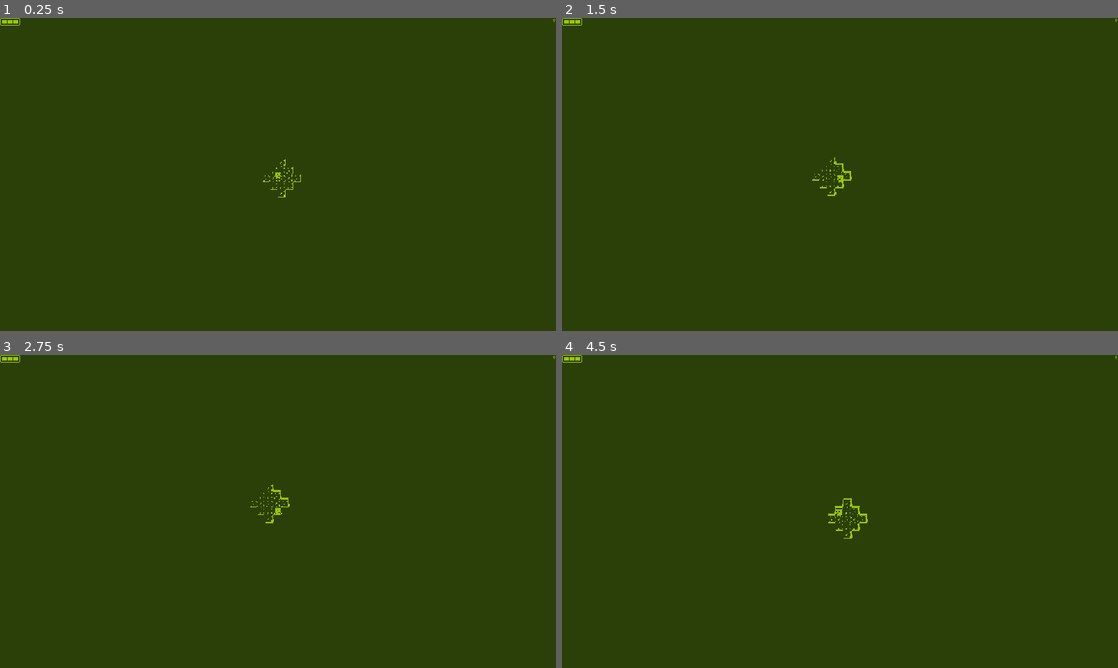
Above: before the commit, frames 1-4 (two rows, left to right).
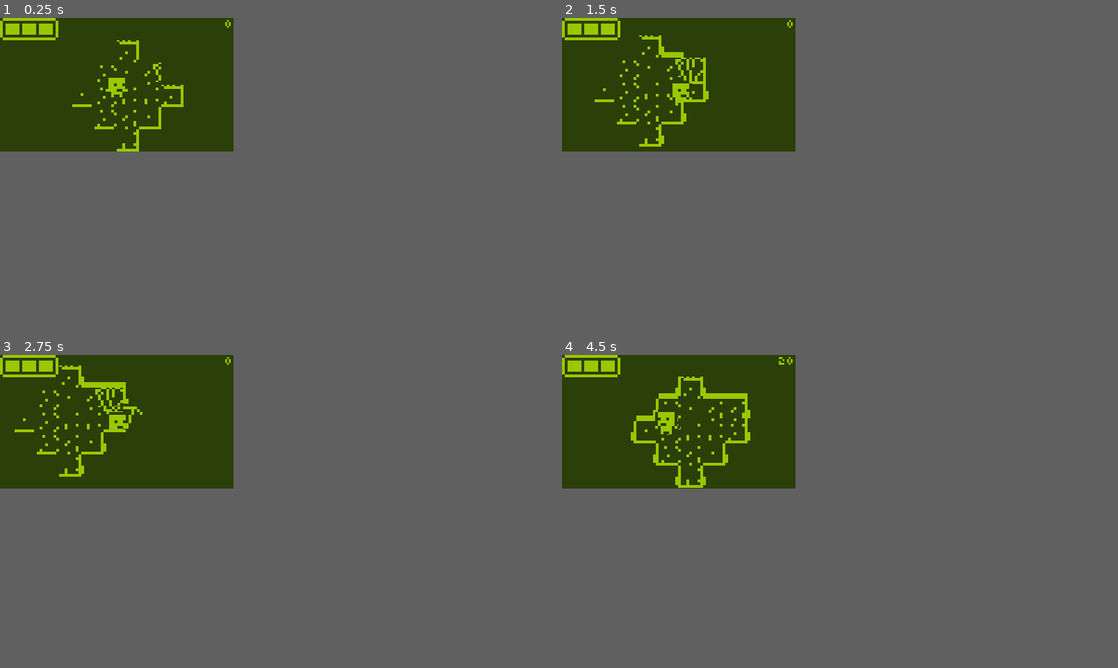
Above: after the commit, the same moments.

Repository: TheAihopGG/nokia-3310-jam-7
Game: Godot game, scene res://Scenes/game.tscn
The game is run twice, just before and just after one commit, with the same random seed, the same clock (stepped at 60 frames per second) and the same inputs.
Inputs (mouse positions are in pixels of both pictures, inside the frame that each line leads up to):
- Up to frame 1 (0.25 s): no input
- Up to frame 2 (1.5 s): tap Enter at 0.5 s; move the mouse to (962, 158) at 0.52 s; hold Right (ui_right) 0.53-1.28 s; hold F (interact, bound only before the commit) 0.53-1.28 s; click (962, 158) at 0.8 s; move the mouse to (728, 190) at 1.27 s; hold Down (ui_down) from 1.28 s (still down); click (728, 190) at 1.35 s
- Up to frame 3 (2.75 s): tap F (interact, bound only before the commit) at 1.55 s; move the mouse to (333, 442) at 2.02 s; release Down (ui_down) at 2.03 s; hold Right (ui_right) from 2.03 s (still down); hold F (interact, bound only before the commit) from 2.03 s (still down); click (333, 442) at 2.3 s
- Up to frame 4 (4.5 s): move the mouse to (812, 574) at 2.77 s; release Right (ui_right) at 2.78 s; release F (interact, bound only before the commit) at 2.78 s; hold Up (ui_up) 2.78-3.53 s; click (812, 574) at 2.85 s; tap F (interact, bound only before the commit) at 3.05 s; move the mouse to (1006, 558) at 3.52 s; hold F (interact, bound only before the commit) 3.53-4.28 s; hold Left (ui_left) from 3.53 s (still down); click (1006, 558) at 3.8 s; move the mouse to (673, 464) at 4.27 s; click (673, 464) at 4.35 s
In our replay, the window is 800x450 before the commit and 336x192 after it. These sizes can differ from the game's own. Grey fills any space a smaller window leaves; there, only what the larger window draws over its background counts as a difference.

The runs differ from the first frame. In frame 1, 1.3% of the frame differs, in the area x 0-100%, y 0-58%; in frame 2, 1.6%; in frame 3, 1.7%; in frame 4, 2.0%, in the area x 0-100%, y 0-59%.

Commit message:
мобы/управление кнопками

Diff:
--- a/Scenes/Characters/Enemies/Beatle/beatle.tscn
+++ b/Scenes/Characters/Enemies/Beatle/beatle.tscn
@@ -135,7 +135,7 @@
 "times": PackedFloat32Array(0, 0.1, 0.2, 0.3),
 "transitions": PackedFloat32Array(1, 1, 1, 1),
 "update": 1,
-"values": [false, true, false, true]
+"values": [true, false, true, false]
 }
 tracks/3/type = "method"
 tracks/3/imported = false
@@ -214,10 +214,11 @@
 }
 
 [sub_resource type="CircleShape2D" id="CircleShape2D_1tef0"]
-radius = 7.0
+radius = 5.0
 
 [node name="Beatle" instance=ExtResource("1_6e4gx")]
 script = ExtResource("2_nqbpa")
+max_speed = 10
 
 [node name="FiniteStateMachine" parent="." index="1"]
 script = ExtResource("2_bhe2i")
--- a/Scenes/Characters/Player/player.gd
+++ b/Scenes/Characters/Player/player.gd
@@ -4,11 +4,10 @@
 
 @export var regeneration_time : float = 5
 
-@onready var hitbox : Area2D = get_node("RotateWeapon/Hitbox")
-@onready var rotate_weapon : Node2D = get_node("RotateWeapon")
+@onready var hitbox : Area2D = get_node("Hitbox")
 @onready var dialog : Dialog = get_node("Dialog")
 @onready var health_regeneration_timer : Timer = get_node("%HealthRegeneration")
-@onready var health_component : HealthComponent = get_node("HealthComponent")
+@onready var health_component          : HealthComponent = get_node("HealthComponent")
 
 var nearest_chest : Chest
 var current_tile_position  : Vector2i
@@ -24,14 +23,12 @@
     health_regeneration_timer.wait_time = regeneration_time
 
 func _process(_delta: float) -> void:
-    var mouse_direction: Vector2 = (get_global_mouse_position() - global_position).normalized()
-
-    if mouse_direction.x > 0 and animated_sprite.flip_h:
+    if move_direction.x > 0 and animated_sprite.flip_h:
         animated_sprite.flip_h = false
-    elif mouse_direction.x < 0 and not animated_sprite.flip_h:
+    elif move_direction.x < 0 and not animated_sprite.flip_h:
         animated_sprite.flip_h = true
 
-    hitbox.kickback_direction = mouse_direction
+    hitbox.kickback_direction = move_direction
 
     current_tile_position = tile_map.local_to_map(global_position)
     if previous_tile_position != current_tile_position:
@@ -40,15 +37,14 @@
 func get_input():
     move_direction = Input.get_vector("ui_left", "ui_right", "ui_up", "ui_down")
 
-    rotate_weapon.look_at(get_global_mouse_position())
+    hitbox.position = tile_map.map_to_local(move_direction) - Vector2(4, 4)
 
-    if Input.is_action_pressed("mouse_button_left") and state_machine.state != state_machine.states.attack:
+    if move_direction and Input.is_action_pressed("F") and state_machine.state != state_machine.states.attack:
         state_machine.set_state(state_machine.states.attack)
-        var tile_position : Vector2i = tile_map.local_to_map(get_global_mouse_position())
-
+        var tile_position : Vector2i = tile_map.local_to_map(hitbox.global_position)
         tile_map.breaking_tile(tile_position)
 
-    if nearest_chest and Input.is_action_pressed("interact"):
+    if nearest_chest and Input.is_action_pressed("F"):
         if not nearest_chest.is_opened:
             if inventory['keys'] > 0:
                 inventory['keys'] -= 1
@@ -78,6 +74,7 @@
         tile_map.generate_chunk(global_position)
 
 func set_current_tile_pos(new_current_pos : Vector2i) -> void:
+    current_tile_position = new_current_pos
     clear_fog()
     emit_signal("current_tile_pos_changed", current_tile_position)
 
--- a/Scenes/Characters/Player/player.tscn
+++ b/Scenes/Characters/Player/player.tscn
@@ -121,7 +121,7 @@
 tracks/0/type = "value"
 tracks/0/imported = false
 tracks/0/enabled = true
-tracks/0/path = NodePath("RotateWeapon/Hitbox/CollisionShape2D:disabled")
+tracks/0/path = NodePath("AnimatedSprite2D:visible")
 tracks/0/interp = 1
 tracks/0/loop_wrap = true
 tracks/0/keys = {
@@ -133,19 +133,19 @@
 tracks/1/type = "value"
 tracks/1/imported = false
 tracks/1/enabled = true
-tracks/1/path = NodePath("AnimatedSprite2D:visible")
-tracks/1/interp = 1
-tracks/1/loop_wrap = true
-tracks/1/keys = {
-"times": PackedFloat32Array(0),
-"transitions": PackedFloat32Array(1),
-"update": 1,
-"values": [true]
+tracks/1/path = NodePath("Sounds/Hurt:playing")
+tracks/1/interp = 1
+tracks/1/loop_wrap = true
+tracks/1/keys = {
+"times": PackedFloat32Array(0),
+"transitions": PackedFloat32Array(1),
+"update": 1,
+"values": [false]
 }
 tracks/2/type = "value"
 tracks/2/imported = false
 tracks/2/enabled = true
-tracks/2/path = NodePath("Sounds/Hurt:playing")
+tracks/2/path = NodePath("Hitbox/CollisionShape2D:disabled")
 tracks/2/interp = 1
 tracks/2/loop_wrap = true
 tracks/2/keys = {
@@ -184,7 +184,7 @@
 tracks/2/type = "value"
 tracks/2/imported = false
 tracks/2/enabled = true
-tracks/2/path = NodePath("RotateWeapon/Hitbox/CollisionShape2D:disabled")
+tracks/2/path = NodePath("Hitbox/CollisionShape2D:disabled")
 tracks/2/interp = 1
 tracks/2/loop_wrap = true
 tracks/2/keys = {
@@ -355,7 +355,7 @@
 }
 
 [sub_resource type="CircleShape2D" id="CircleShape2D_7ancj"]
-radius = 3.0
+radius = 4.0
 
 [sub_resource type="CircleShape2D" id="CircleShape2D_rbr0f"]
 radius = 7.0
@@ -376,7 +376,7 @@
 
 [node name="AnimatedSprite2D" parent="." index="3"]
 sprite_frames = SubResource("SpriteFrames_eep3v")
-animation = &"idle"
+animation = &"attack"
 
 [node name="AnimationPlayer" parent="." index="4"]
 libraries = {
@@ -389,16 +389,13 @@
 position_smoothing_enabled = true
 rotation_smoothing_enabled = true
 
-[node name="RotateWeapon" type="Node2D" parent="." index="7"]
-
-[node name="Hitbox" type="Area2D" parent="RotateWeapon" index="0"]
+[node name="Hitbox" type="Area2D" parent="." index="7"]
 position = Vector2(7, 0)
 script = ExtResource("4_8g25m")
 delay_attack = 1.0
 
-[node name="CollisionShape2D" type="CollisionShape2D" parent="RotateWeapon/Hitbox" index="0"]
+[node name="CollisionShape2D" type="CollisionShape2D" parent="Hitbox" index="0"]
 shape = SubResource("CircleShape2D_7ancj")
-disabled = true
 metadata/_edit_lock_ = true
 
 [node name="InteractionArea" type="Area2D" parent="." index="8"]
--- a/Scenes/UI/Menu/menu.gd
+++ b/Scenes/UI/Menu/menu.gd
@@ -4,8 +4,8 @@
 @onready var sprite : AnimatedSprite2D = get_node("AnimatedSprite2D")
 
 func _ready() -> void:
-	sprite.play('default')
+    sprite.play('default')
 
 func _process(_delta: float) -> void:
-	if Input.is_anything_pressed():
-		get_tree().change_scene_to_file("res://Scenes/game.tscn")
+    if Input.is_anything_pressed():
+        get_tree().change_scene_to_file("res://Scenes/game.tscn")
--- a/Scenes/UI/ui.gd
+++ b/Scenes/UI/ui.gd
@@ -3,10 +3,16 @@
 
 @onready var health_bar : AnimatedSprite2D = get_node("HealthBar")
 @onready var diamonds_counter : Label = get_node("DiamondsCounter")
+@onready var button_again : Button = get_node("ButtonAgain")
 
 func _on_player_hp_changed(new_hp: int) -> void:
-	health_bar.frame = new_hp
+    health_bar.frame = new_hp
+    if new_hp == 0:
+        button_again.show()
 
 func _process(_delta: float) -> void:
-	if GlobalVars.player != null:
-		diamonds_counter.text = str(GlobalVars.player.inventory['diamonds'])
+    if GlobalVars.player != null:
+        diamonds_counter.text = str(GlobalVars.player.inventory['diamonds'])
+
+func _on_button_again_pressed() -> void:
+    get_tree().change_scene_to_file("res://Scenes/game.tscn")
--- a/Scenes/game.tscn
+++ b/Scenes/game.tscn
@@ -49,6 +49,9 @@
 font_size = 4
 font_color = Color(0.607843, 0.780392, 0, 1)
 
+[sub_resource type="StyleBoxFlat" id="StyleBoxFlat_e6t46"]
+bg_color = Color(0.607843, 0.780392, 0, 1)
+
 [sub_resource type="FastNoiseLite" id="FastNoiseLite_uftqc"]
 frequency = 0.1
 
@@ -73,6 +76,25 @@
 grow_horizontal = 0
 text = "0"
 label_settings = SubResource("LabelSettings_yrgut")
+
+[node name="ButtonAgain" type="Button" parent="UI"]
+visible = false
+anchors_preset = 3
+anchor_left = 1.0
+anchor_top = 1.0
+anchor_right = 1.0
+anchor_bottom = 1.0
+offset_left = -9.0
+offset_top = -5.0
+offset_right = -1.0
+offset_bottom = -1.0
+grow_horizontal = 0
+grow_vertical = 0
+focus_mode = 0
+theme_override_fonts/font = ExtResource("9_o28ag")
+theme_override_font_sizes/font_size = 6
+theme_override_styles/normal = SubResource("StyleBoxFlat_e6t46")
+text = "Again"
 
 [node name="TileMap" type="Node2D" parent="."]
 y_sort_enabled = true
@@ -111,4 +133,5 @@
 [node name="Player" parent="." instance=ExtResource("3_sqq7q")]
 position = Vector2(64, 64)
 
+[connection signal="pressed" from="UI/ButtonAgain" to="UI" method="_on_button_again_pressed"]
 [connection signal="hp_changed" from="Player" to="UI" method="_on_player_hp_changed"]
--- a/Scenes/tile_map.gd
+++ b/Scenes/tile_map.gd
@@ -10,6 +10,7 @@
 @onready var layer_chunks : TileMapLayer = get_node("LayerChunks")
 
 const DIAMOND_SCENE : PackedScene = preload("res://Scenes/Objects/Diamond/diamond.tscn")
+const BEATLE_SCENE  : PackedScene = preload("res://Scenes/Characters/Enemies/Beatle/beatle.tscn")
 
 const LIST_LAND : Array[Vector2i] = [Vector2i(0, 0), Vector2i(1, 0), Vector2i(0, 1), Vector2i(1, 1)]
 
@@ -65,11 +66,18 @@
             var caves_altitude : float = caves_noise.get_noise_2d(tile_position.x, tile_position.y)
 
             #новые тайлы стен, где есть туман
-            if tile_data_fog and caves_altitude < 0.3:
-                if not randi_range(0, 49):
-                    _spawn_diamond(tile_position)
+            if tile_data_fog:
+                if caves_altitude < 0.3:
+                    if not randi_range(0, 49):
+                        _spawn_diamond(tile_position)
+                    else:
+                        list_new_tiles.append(tile_position)
                 else:
-                    list_new_tiles.append(tile_position)
+                    if not randi_range(0, 29):
+                        _spawn_diamond(tile_position)
+                    else:
+                        if not randi_range(0, 19):
+                            _spawn_beatle(tile_position)
 
             #пол появляется там, где нету пола
             if not tile_data_floor:
@@ -89,6 +97,12 @@
     get_tree().current_scene.add_child(new_diamond)
 
     new_diamond.global_position = map_to_local(tile_pos)
+
+func _spawn_beatle(tile_pos : Vector2i) -> void:
+    var new_beatle : CharacterBody2D = BEATLE_SCENE.instantiate()
+    get_tree().current_scene.add_child(new_beatle)
+
+    new_beatle.global_position = map_to_local(tile_pos)
 
 func clear_fog(tile_position : Vector2i) -> void:
     layer_fog.erase_cell(tile_position)
--- a/project.godot
+++ b/project.godot
@@ -25,10 +25,10 @@
 
 [display]
 
-window/size/viewport_width=576
-window/size/viewport_height=324
-window/size/window_width_override=1176
-window/size/window_height_override=672
+window/size/viewport_width=84
+window/size/viewport_height=48
+window/size/window_width_override=1152
+window/size/window_height_override=648
 window/stretch/mode="canvas_items"
 
 [dotnet]
@@ -81,14 +81,9 @@
 , Object(InputEventKey,"resource_local_to_scene":false,"resource_name":"","device":-1,"window_id":0,"alt_pressed":false …(183 unchanged characters)…
 ]
 }
-interact={
+F={
 "deadzone": 0.5,
 "events": [Object(InputEventKey,"resource_local_to_scene":false,"resource_name":"","device":-1,"window_id":0,"alt_press …(192 unchanged characters)…
-]
-}
-mouse_button_left={
-"deadzone": 0.5,
-"events": [Object(InputEventMouseButton,"resource_local_to_scene":false,"resource_name":"","device":-1,"window_id":0,"alt_pressed":false,"shift_pressed":false,"ctrl_pressed":false,"meta_pressed":false,"button_mask":1,"position":Vector2(123, 12),"global_position":Vector2(132, 58),"factor":1.0,"button_index":1,"canceled":false,"pressed":true,"double_click":false,"script":null)
 ]
 }
 
Not shown: 1 places in Scenes/game.tscn that only renumber resources
